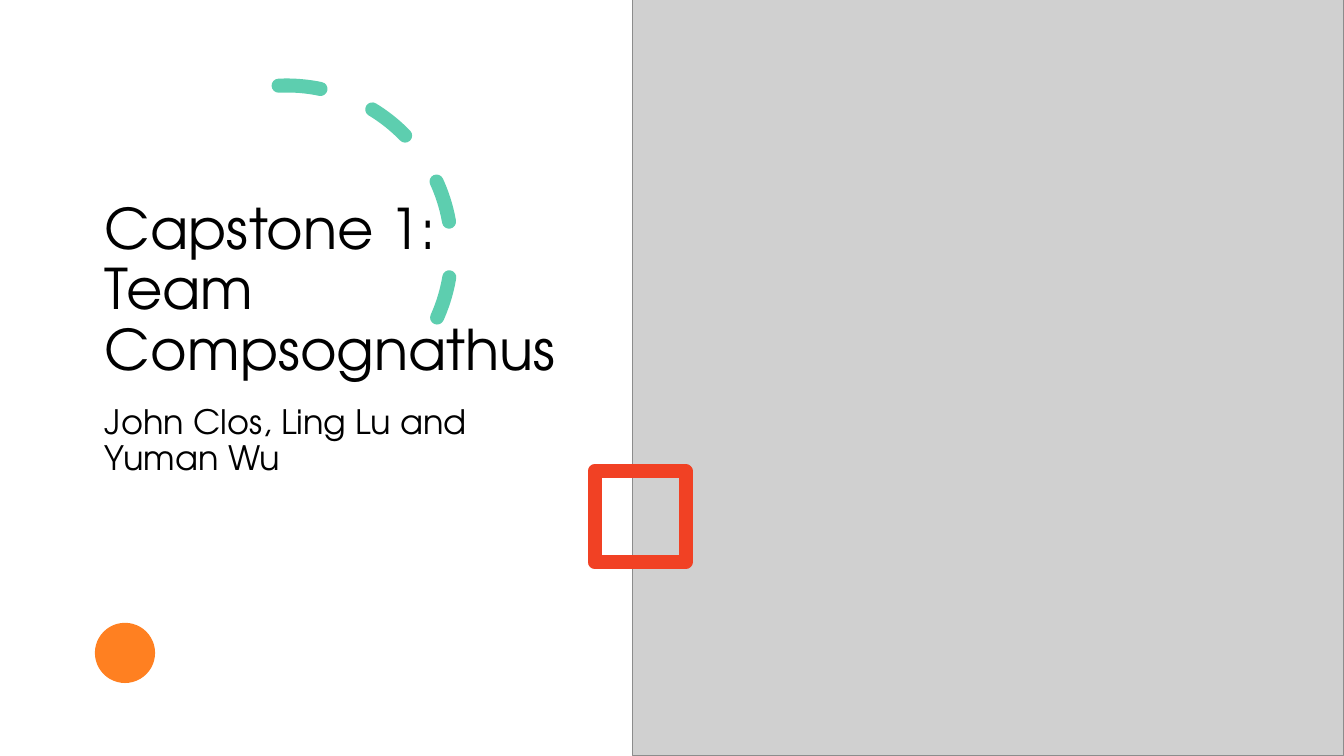
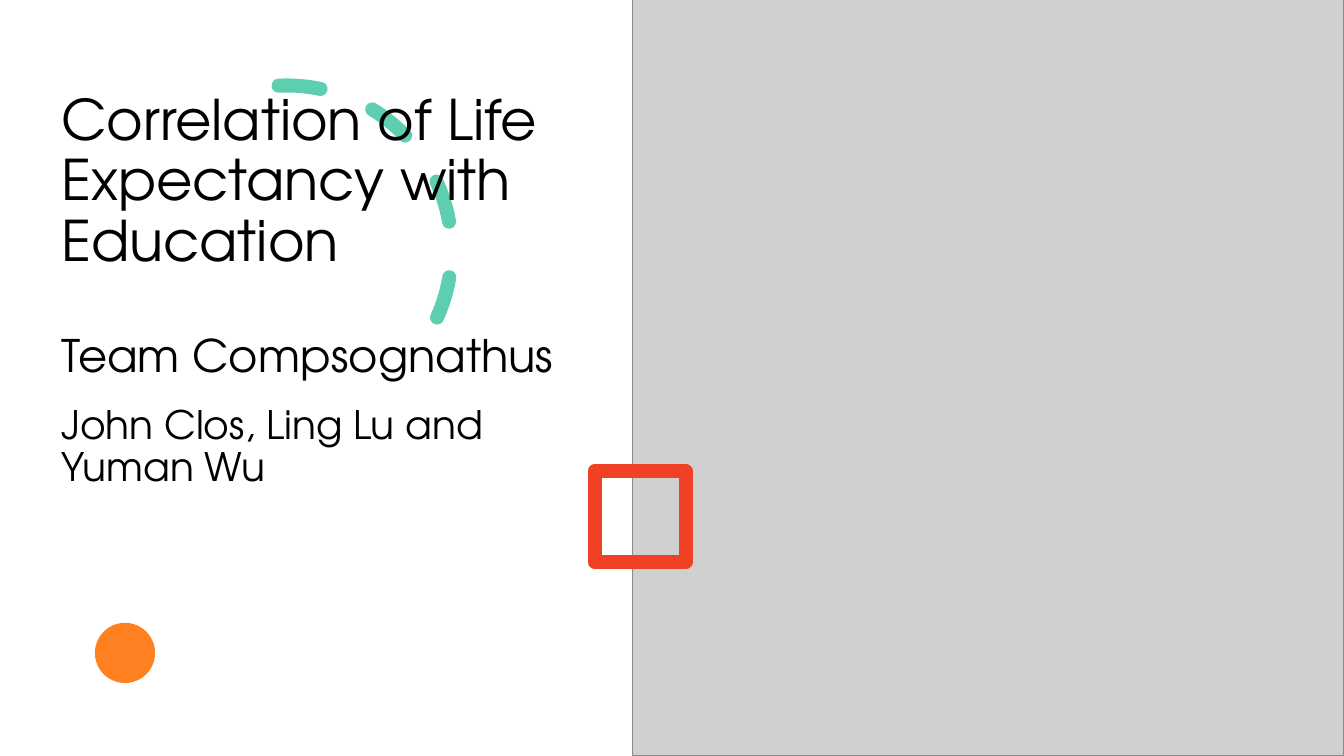
Before and after one commit to ywu223/Capstone1_Compsognathus, a slide deck: slide 1 of Capstone1_Project_Presentation_LLv_JFCv2.pptx. Drawn at 1344x756 pixels with LibreOffice and Linux fonts; fonts in the diff are those of the drawing; grey boxes stand for pictures. Boxes give left, top, right and bottom in pixels: in the first picture for what was removed or moved away, otherwise in the second. Text is boxed around its words. In the diff, an @@ line names an element or a change of style, - is before the commit and + after.

```diff
--- a/Capstone1_Project_Presentation_LLv_JFCv2.pptx
+++ b/Capstone1_Project_Presentation_LLv_JFCv2.pptx
@@ title at box(61, 81, 553, 382): text changed @@
-Capstone 1:
-Team Compsognathus
+Correlation of Life Expectancy with Education
+Team Compsognathus
@@ subtitle "John Clos, Ling Lu and ...": place and size @@
-subtitle "John Clos, Ling Lu and ..." at box(105, 408, 466, 471)
+subtitle "John Clos, Ling Lu and ..." at box(61, 409, 483, 482)
@@ subtitle "John Clos, Ling Lu and ..." at box(61, 409, 483, 482): size 24 to 28 pt @@
```
